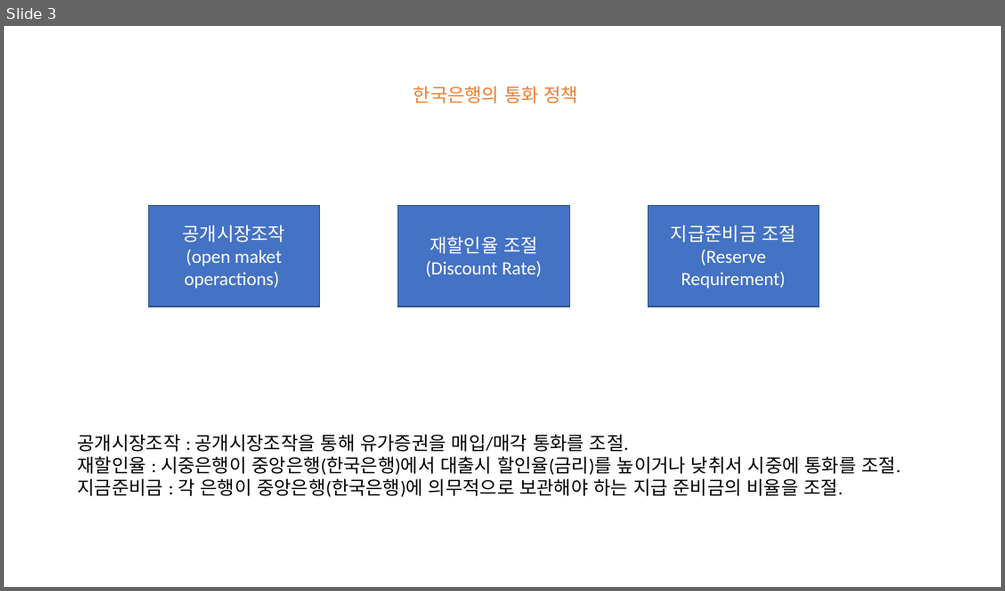
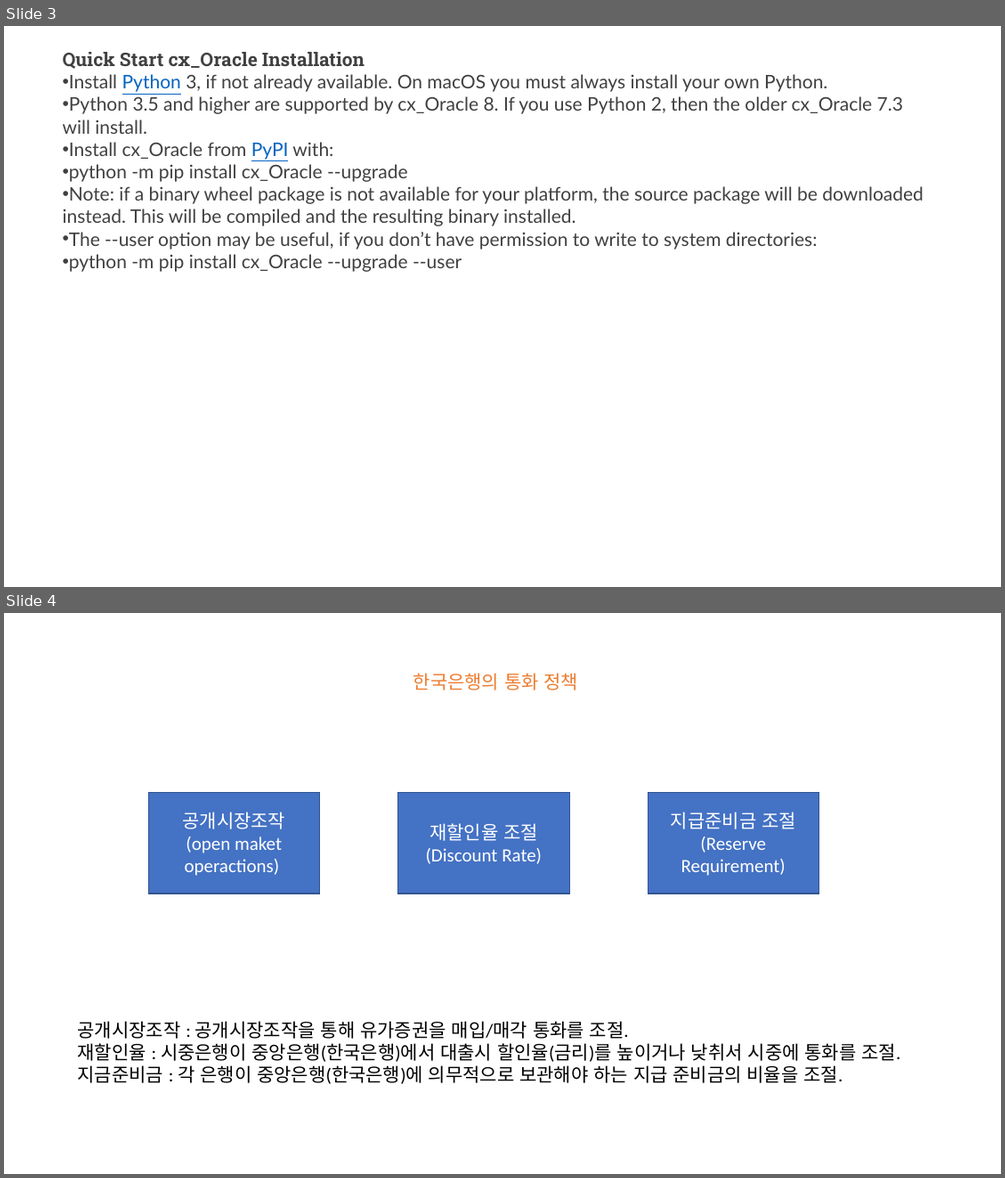
Before and after one commit to dongsikkim-1/workspace, a slide deck: django oracle 연동.pptx. Shown one above the other, each under a label of ours: slide 3 before the commit, slides 3 and 4 after it. The pictures are 1005x591 and 1005x1178 pixels, drawn with LibreOffice and Linux fonts; fonts in the diff are those of the drawing. Boxes give left, top, right and bottom in pixels: in the first picture for what was removed or moved away, otherwise in the second. Text is boxed around its words. In the diff, an @@ line names an element or a change of style, - is before the commit and + after.

```diff
--- a/django oracle 연동.pptx
+++ b/django oracle 연동.pptx
@@ slide 3 added at <box>4,26,1001,587</box>, background #FFFFFF @@
@@ text added at <box>63,52,923,272</box>, 18 pt, text #404040 @@
+Quick Start cx_Oracle Installation
+• Install Python 3, if not already available. On macOS you must always install your own Python.
+• Python 3.5 and higher are supported by cx_Oracle 8. If you use Python 2, then the older cx_Oracle 7.3 will install.
+• Install cx_Oracle from PyPI with:
+• python -m pip install cx_Oracle --upgrade
+• Note: if a binary wheel package is not available for your platform, the source package will be downloaded instead. This will be compiled and the resulting binary installed.
+• The --user option may be useful, if you don’t have permission to write to system directories:
+• python -m pip install cx_Oracle --upgrade --user
@@ what was slide 3 is now slide 4 @@
```
Also in this commit, not shown: 2 other files.
